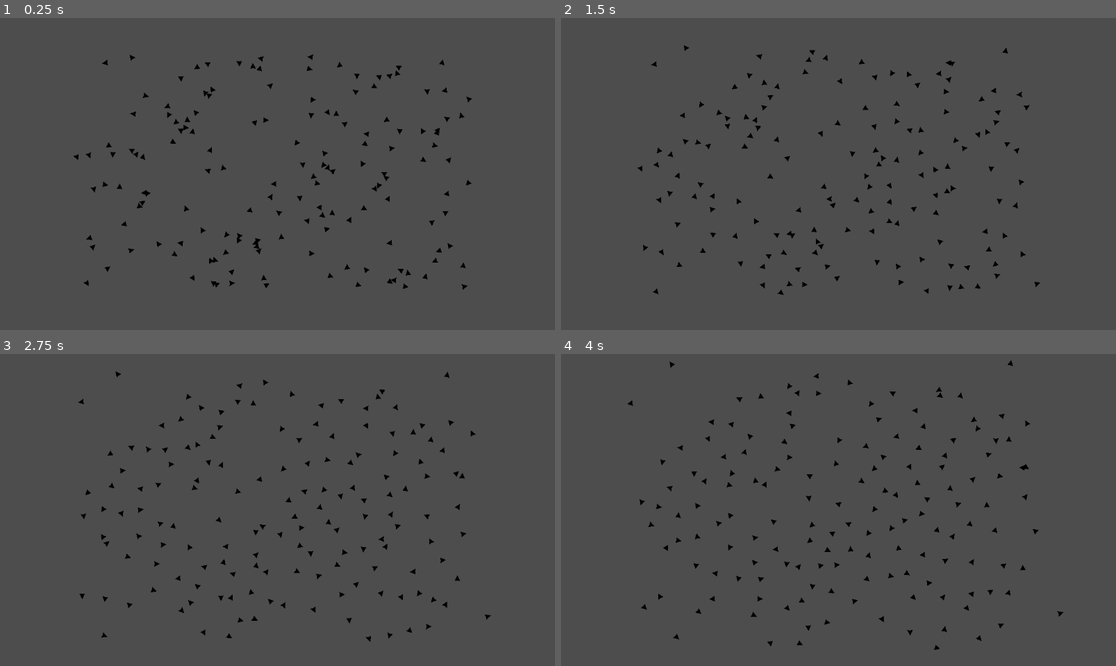
Above: before the commit, frames 1-4 (two rows, left to right).
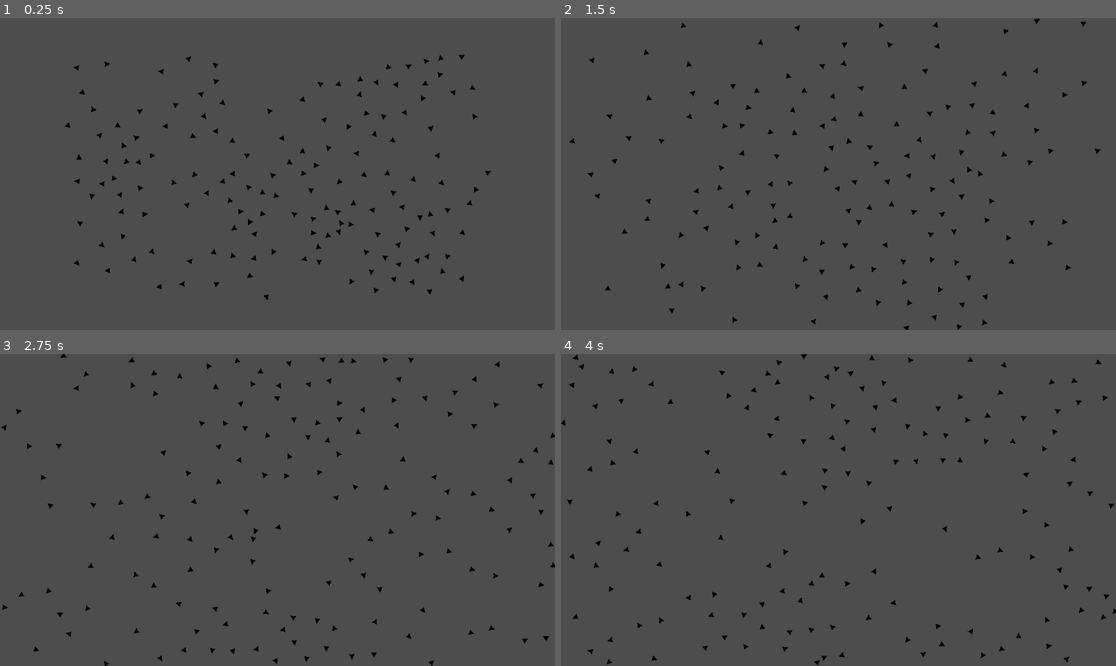
Above: after the commit, the same moments.

Repository: ZieMcd/boids-demo
Game: Godot game, scene res://boids_level.tscn
The game is run twice, just before and just after one commit, with the same random seed, the same clock (stepped at 60 frames per second) and the same inputs.
Inputs:
- Up to frame 1 (0.25 s): no input
- Up to frame 2 (1.5 s): no input
- Up to frame 3 (2.75 s): no input
- Up to frame 4 (4 s): no input

The runs differ from the first frame. In frame 1, 2.8% of the frame differs, in the area x 11-89%, y 11-91%; in frame 2, 2.8%; in frame 3, 2.8%; in frame 4, 2.9%, in the area x 0-100%, y 0-100%.

Commit message:
Implemented my own avoid method

Diff:
--- a/boid.gd
+++ b/boid.gd
@@ -5,41 +5,74 @@
 @onready var this_id = get_instance_id()
 @onready var near_by_boids:Dictionary = {}
 
-# var top = 1200*2
-# var bottom = -top
-# var left = 2100*2
-# var right = -left
-
-@export var speed = 100
+@export var speed = 400
+@export var turn_multipler = 50
 @export var debug = false
 @export var dir = Vector2(1, 1)
+
 
 func _ready() -> void:
 	vision.area_entered.connect(_enter)
 	vision.area_exited.connect(_leave)
 
 func _process(delta: float) -> void:
-	MyMethodForAviodance(delta)
+	dir = Avoid2()
+	rotation =  dir.angle_to_point(Vector2.ZERO)
+	position += dir * speed * delta
 
-func Avoid(delta: float):
-	var pos_sum = Vector2.ZERO
+
+# func Aligne():
+# 	var sum_dir = Vector2.ZERO
+# 	var num_boids = near_by_boids.size()
+# 	prints("num: ",num_boids)
+# 	if num_boids < 1:
+# 		return Vector2.ZERO
+
+# 	for boid_id in near_by_boids:
+# 		prints(near_by_boids[boid_id].dir)
+# 		sum_dir += near_by_boids[boid_id].dir
+#
+# 	var avg_dir = sum_dir/num_boids
+# 	prints("avg dir: ", avg_dir, "my dir: ", dir.normalized())
+# 	return avg_dir.normalized()
+
+func Avoid2():
+	if (near_by_boids.size() == 0):
+		return dir
+
+	if debug:
+		prints("num boids: ", near_by_boids.size())
+
+	for body_id in near_by_boids:
+		var boid = near_by_boids[body_id]
+		var new_dir = (global_position - boid.global_position).normalized()
+
+		var force_strength = 1 - clamp(((global_position - boid.global_position).length()/240), 0, 1)
+
+		if debug:
+			prints("dir: ", dir, " new dir: ", new_dir)
+			# prints("dir: ", dir, " new dir: ", new_dir)
+			prints("mang: ", (global_position - boid.global_position).length())
+			prints("force_strength: ", force_strength)
+
+
+		return dir.normalized() + new_dir*force_strength
+
+
+ # from https://www.youtube.com/watch?v=oFnIlNW_p10&list=WL&index=2&t=966s
+func Avoid(cur_dir: Vector2):
 	var relative_pos_sum = Vector2.ZERO
 
 	for body_id in near_by_boids:
 		var body = near_by_boids[body_id]
 		relative_pos_sum += position - body.position
-		# prints("local ps:", to_local(position - body.position), " id: ", this_id)
-		# prints("relative_pos_sum: ", relative_pos_sum, " id: ", this_id)
 
 	if relative_pos_sum != Vector2.ZERO:
-		var inverse = relative_pos_sum/Vector2(pow(relative_pos_sum.x, 2), pow(relative_pos_sum.y, 2))
-		if debug:
-			prints(inverse)
-		dir = dir + inverse*10
+		return relative_pos_sum/Vector2(pow(relative_pos_sum.x, 2), pow(relative_pos_sum.y, 2))
 
-	dir = dir.normalized()
-	position += dir * speed * delta
-	rotation = lerp_angle(rotation, dir.angle_to_point(Vector2.ZERO),0.4)
+	return cur_dir
+
+
 
 @export var speed_old = 100
 @export var rotational = 0.01
@@ -65,10 +98,13 @@
 
 
 func _enter(body: Node2D):
-	var parent = body.get_parent()
-	var body_id = parent.get_instance_id()
-	if body_id != this_id:
-		near_by_boids[body_id] = parent
+
+	if body.name == 'Body':
+		var parent = body.get_parent()
+		var body_id = parent.get_instance_id()
+		if body_id != this_id:
+			near_by_boids[body_id] = parent
+
 
 
 func _leave(body: Node2D):
--- a/boid.tscn
+++ b/boid.tscn
@@ -9,6 +9,7 @@
 
 [node name="boid" type="Node2D"]
 script = ExtResource("1_kuxu5")
+dir = Vector2(0.5, 0.1)
 
 [node name="Vision" type="Area2D" parent="."]
 
--- a/boid_tester.tscn
+++ b/boid_tester.tscn
@@ -5,27 +5,17 @@
 [node name="Node2D" type="Node2D"]
 
 [node name="boid" parent="." instance=ExtResource("1_j6tdb")]
-position = Vector2(758, -17)
+position = Vector2(28, -93)
 rotation = 3.14159
-speed = 100
-debug = false
+debug = true
 dir = Vector2(1, 0)
-turn_force = 35
 
 [node name="boid3" parent="." instance=ExtResource("1_j6tdb")]
-position = Vector2(1043, -302)
+position = Vector2(517, -290)
 rotation = 3.14159
-speed = 100
-debug = false
-dir = Vector2(1, 0)
-turn_force = 35
-
-[node name="boid2" parent="." instance=ExtResource("1_j6tdb")]
-position = Vector2(1400, 53)
-speed = 100
-debug = true
+speed = 0
 dir = Vector2(-1, 0)
-turn_force = 35
 
 [node name="Camera2D" type="Camera2D" parent="."]
+position = Vector2(-409, 63)
 zoom = Vector2(0.2, 0.2)
--- a/boids_level.gd
+++ b/boids_level.gd
@@ -1,25 +1,40 @@
 extends Node2D
 
 @onready var camera = $Camera2D  # Adjust the path to your camera
-var boid = preload("res://boid.tscn")
+@onready var view_port = get_viewport_rect()
+@onready var left = -2877
+@onready var right = 2877
+@onready var top = -1600
+@onready var bottom = 1600
+@onready var boids = []
+@export var num_instances = 150
+var boid_asset = preload("res://boid.tscn")
 
 # Called when the node enters the scene tree for the first time.
 func _ready() -> void:
-	# pass
-	spawn_random(150)
+	spawn_random()
+	prints(view_port)
 
 
 # Called every frame. 'delta' is the elapsed time since the previous frame.
 func _process(delta: float) -> void:
 	pass
+	for boid in boids:
+		if boid.position.x > right:
+			boid.position.x = left
+		if boid.position.x < left:
+			boid.position.x = right
+		if boid.position.y > bottom:
+			boid.position.y = top
+		if boid.position.y < top:
+			boid.position.y = bottom
 
-func spawn_random(num_instances: int):
+func spawn_random():
 	for i in range(num_instances):
-		var instance = boid.instantiate()
+		var instance = boid_asset.instantiate()
 		add_child(instance)
 		var random_x = randf_range(-2100, 2100)
 		var random_y = randf_range(-1200, 1200)
 		instance.position = Vector2(random_x, random_y)
-		instance.rotation = randf_range(-360, 360)
-
-		# instance.dir = Vector2(randf_range(100, 100)/100, randf_range(100, 100)/100)
+		instance.dir = Vector2(randf_range(-100, 100)/100, randf_range(-100, 100)/100)
+		boids.append(instance)
--- a/boids_level.tscn
+++ b/boids_level.tscn
@@ -7,7 +7,7 @@
 script = ExtResource("1_t06u8")
 
 [node name="boid" parent="." instance=ExtResource("1_epa50")]
-position = Vector2(-16, 101)
+position = Vector2(2106, -1)
 rotation = 6.28319
 
 [node name="Camera2D" type="Camera2D" parent="."]
Not shown, added: .gitattributes
Not shown, added: .gitignore
